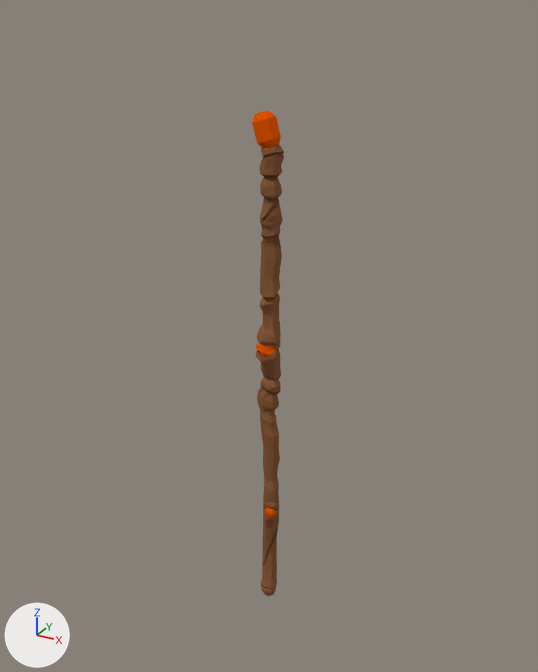
The Blender file Models/Blend/Staves/UncommonLongStaff.blend as it was, and as the next commit left it.
Rendered twice from a camera (50 mm lens) standing at (3.77, -6.88, 4.03) and looking at (-0.15, 0.26, 0.45). Arrows for +X, +Y and +Z are at lower left; the lights stay in place.

Objects in the first picture: 'Staff_11'.
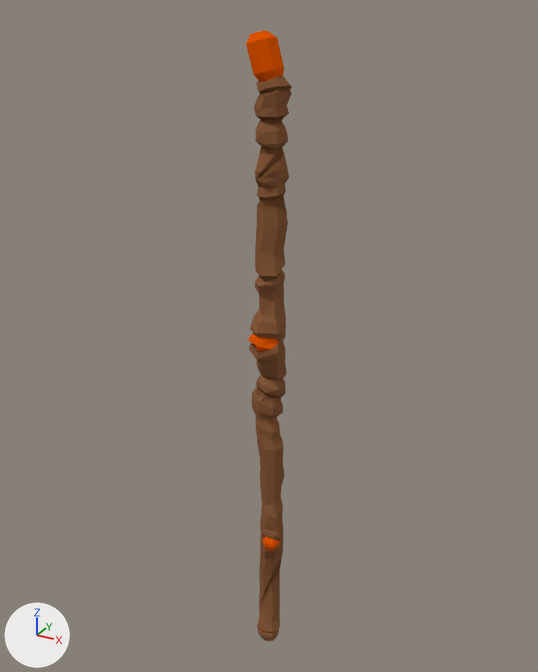
What differs and where, as boxes [x1, y1, x2, y2] in the pictures (538 x 672 px; the box of a moved part takes in the faces that stretch with it):
'Staff_11', reshaped, rescaled (42% wider, 26% taller)
    before: [252, 110, 284, 596]
    after: [246, 30, 292, 641]
part 1 of me_cylinder_002, moved or reshaped
    before: [255, 144, 284, 596]
    after: [248, 76, 292, 641]
part 2 of me_cylinder_002, moved or reshaped
    before: [252, 117, 281, 148]
    after: [246, 37, 284, 82]

Patch to the scene script:
```diff
--- a/Models/Blend/Staves/UncommonLongStaff.blend.py
+++ b/Models/Blend/Staves/UncommonLongStaff.blend.py
@@ me_cylinder_002 @@
 # used by ob_staff_11; location = (0.0, 0.0, 0.0); scale = (0.229, 0.229, 0.215)
-me_cylinder_002.from_pydata(...)  # 802 vertices, 848 faces; spans x -1.0..0.5, y -0.7..1.0, z -15.2..14.3
+me_cylinder_002.from_pydata(...)  # 802 vertices, 848 faces; spans x -1.1..0.7, y -0.9..1.1, z -15.1..14.3
+# me_cylinder_002 part 1: the loose piece of 698 vertices spanning x -1.0..0.5, y -0.7..1.0, z -15.2..12.8 is scaled about its middle by (1.18, 1.18, 0.993)
+# me_cylinder_002 part 2: 48 of the vertices in x -0.7..0.4, y -0.3..0.8, z 12.4..13.1 are moved by (0.0, 0.0, -0.1)
 me_cylinder_002.materials.append(mat_staff_wood_001)
@@ ob_staff_11 @@
 ob_staff_11.location = (0.0, 0.0, 0.0)
-ob_staff_11.scale = (0.229, 0.229, 0.215)
+ob_staff_11.scale = (0.286, 0.286, 0.268)
 _m = ob_staff_11.modifiers.new('Triangulate', 'TRIANGULATE')
```
